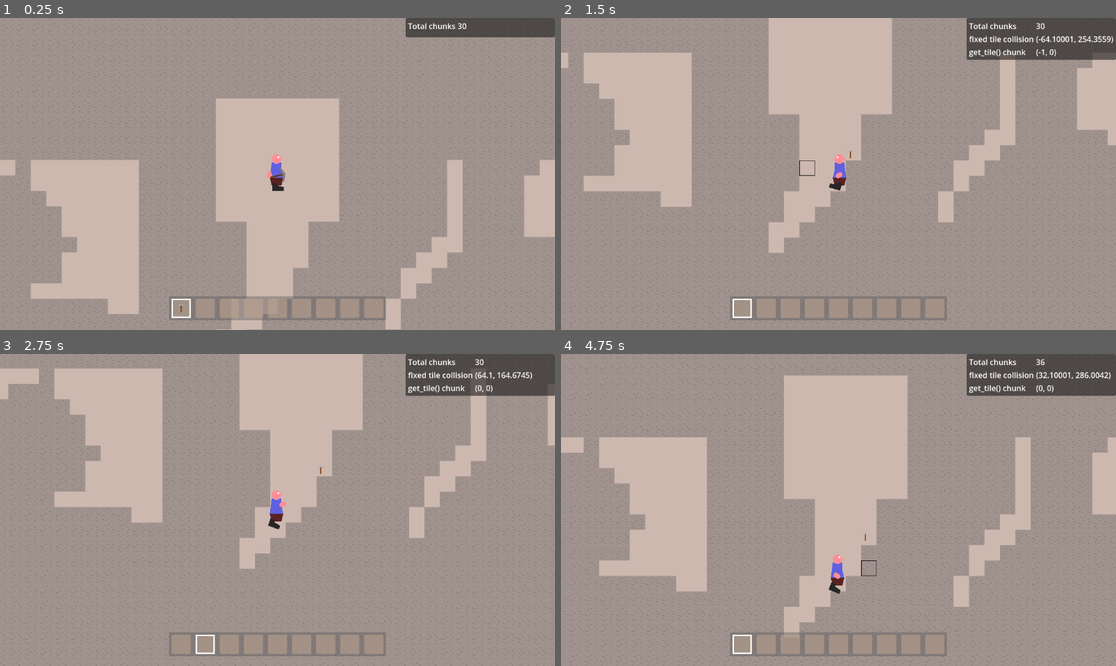
Above: before the commit, frames 1-4 (two rows, left to right).
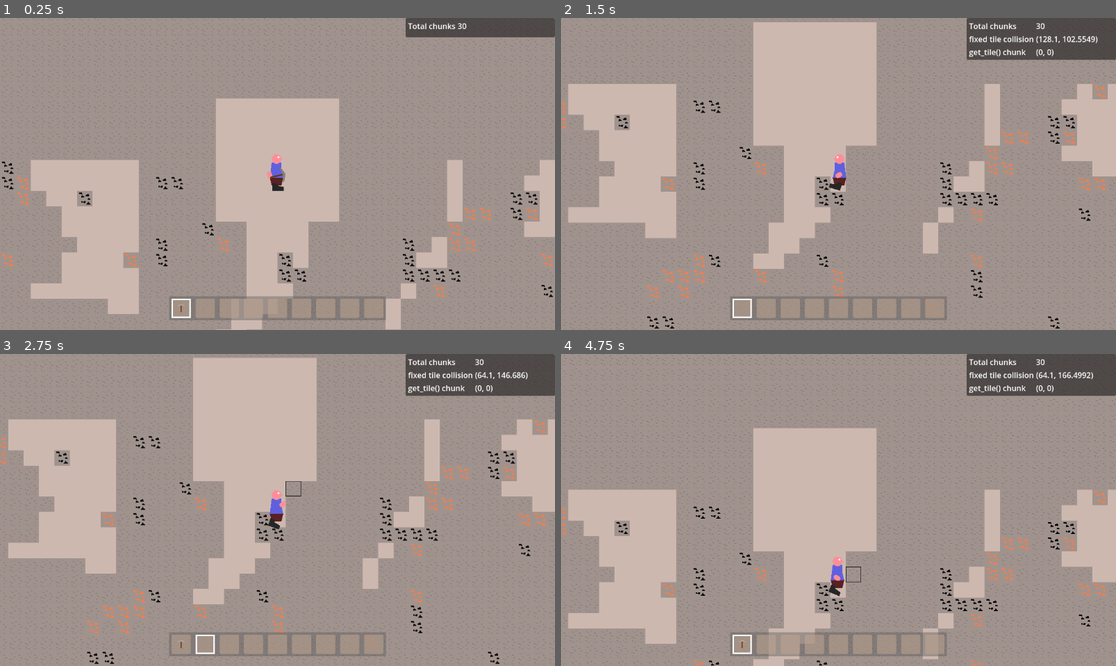
Above: after the commit, the same moments.

Repository: Griiimon/2D-Mining-Sandbox
Game: Godot game, scene res://scenes/game.tscn
Same seed, same stepped clock (60 frames per second), same inputs: the game is played once before the commit and once after it.
Inputs (mouse positions are in pixels of both pictures, inside the frame that each line leads up to):
- Up to frame 1 (0.25 s): no input
- Up to frame 2 (1.5 s): move the mouse to (960, 158) at 0.52 s; hold D (right) from 0.53 s (still down); tap X (drop_item) at 0.6 s; click (960, 158) at 0.67 s; tap Up (jump) at 0.77 s; move the mouse to (727, 189) at 1.27 s; tap F (interact) at 1.35 s
- Up to frame 3 (2.75 s): tap Up (jump) at 1.52 s; move the mouse to (333, 441) at 2.02 s; release D (right) at 2.03 s; hold A (left) from 2.03 s (still down); tap E (next_hotbar_item) at 2.1 s
- Up to frame 4 (4.75 s): move the mouse to (810, 572) at 2.77 s; release A (left) at 2.78 s; hold D (right) 2.78-4.28 s; tap Q (previous_hotbar_item) at 2.85 s; click (810, 572) at 2.92 s; tap Up (jump) at 3.02, 3.77, 4.52 s; move the mouse to (1005, 556) at 3.52 s; tap K (toggle_free_cam) at 3.6 s; move the mouse to (672, 463) at 4.27 s; hold A (left) from 4.28 s (still down); tap X (drop_item) at 4.35 s

The runs differ from the first frame. In frame 1, 2.1% of the frame differs, in the area x 0-100%, y 45-90%; in frame 2, 17%; in frame 3, 27%, in the area x 0-100%, y 0-100%; in frame 4, 27%.

Commit message:
default terrain generator

Diff:
--- /dev/null
+++ b/resources/terrain generators/default.tres
@@ -0,0 +1,63 @@
+[gd_resource type="Resource" script_class="TerrainGenerator" load_steps=16 format=3 uid="uid://rchstnfrc547"]
+
+[ext_resource type="Resource" uid="uid://bv3qfie2av8dh" path="res://resources/blocks/stone_block.tres" id="1_6kp5u"]
+[ext_resource type="Script" path="res://scripts/resources/terrain_block_distribution.gd" id="2_od3kv"]
+[ext_resource type="Script" path="res://scripts/resources/terrain_generator_instruction.gd" id="3_1dayd"]
+[ext_resource type="Resource" uid="uid://cjykj5i260i0c" path="res://resources/blocks/air_block.tres" id="4_08gm0"]
+[ext_resource type="Resource" uid="uid://d12w8mbqpsyov" path="res://resources/blocks/coal_block.tres" id="5_83ija"]
+[ext_resource type="Script" path="res://scripts/resources/terrain_generator.gd" id="5_fhj57"]
+[ext_resource type="Resource" uid="uid://obgjml6tlfcn" path="res://resources/blocks/iron_block.tres" id="6_ax1wm"]
+
+[sub_resource type="Resource" id="Resource_qdcf6"]
+script = ExtResource("2_od3kv")
+blocks = Array[Resource("res://scripts/resources/block.gd")]([ExtResource("1_6kp5u")])
+noise_threshold = 0.0
+
+[sub_resource type="Resource" id="Resource_62246"]
+script = ExtResource("3_1dayd")
+priority = 1
+min_height = -100
+max_height = 1024
+distribution = SubResource("Resource_qdcf6")
+
+[sub_resource type="FastNoiseLite" id="FastNoiseLite_6losj"]
+frequency = 0.0125
+fractal_type = 2
+fractal_octaves = 3
+fractal_lacunarity = 2.41
+fractal_gain = 0.77
+domain_warp_amplitude = 27.995
+metadata/_preview_in_3d_space_ = true
+
+[sub_resource type="Resource" id="Resource_kx2jn"]
+script = ExtResource("2_od3kv")
+blocks = Array[Resource("res://scripts/resources/block.gd")]([ExtResource("4_08gm0")])
+noise = SubResource("FastNoiseLite_6losj")
+noise_threshold = 0.5
+
+[sub_resource type="Resource" id="Resource_wdpor"]
+script = ExtResource("3_1dayd")
+priority = 0
+min_height = 0
+max_height = 1024
+distribution = SubResource("Resource_kx2jn")
+
+[sub_resource type="FastNoiseLite" id="FastNoiseLite_6egp1"]
+frequency = 0.2021
+
+[sub_resource type="Resource" id="Resource_hfx3x"]
+script = ExtResource("2_od3kv")
+blocks = Array[Resource("res://scripts/resources/block.gd")]([ExtResource("5_83ija"), ExtResource("6_ax1wm")])
+noise = SubResource("FastNoiseLite_6egp1")
+noise_threshold = 0.39
+
+[sub_resource type="Resource" id="Resource_tk6ju"]
+script = ExtResource("3_1dayd")
+priority = 2
+min_height = 0
+max_height = 1024
+distribution = SubResource("Resource_hfx3x")
+
+[resource]
+script = ExtResource("5_fhj57")
+instructions = Array[ExtResource("3_1dayd")]([SubResource("Resource_62246"), SubResource("Resource_wdpor"), SubResource("Resource_tk6ju")])
--- a/scenes/game.tscn
+++ b/scenes/game.tscn
@@ -9,7 +9,7 @@
 [ext_resource type="PackedScene" uid="uid://dre4owqmev6mn" path="res://scenes/world_chunk.tscn" id="4_8vesl"]
 [ext_resource type="Script" path="res://scripts/world/chunk_updater.gd" id="5_h7gee"]
 [ext_resource type="Script" path="res://scripts/camera.gd" id="5_jn5ho"]
-[ext_resource type="Resource" uid="uid://duvgbpy54bx4m" path="res://resources/terrain generators/stone_and_caves.tres" id="7_ofqw5"]
+[ext_resource type="Resource" uid="uid://rchstnfrc547" path="res://resources/terrain generators/default.tres" id="8_6fl4j"]
 
 [sub_resource type="Resource" id="Resource_lqxxk"]
 script = ExtResource("2_kke0s")
@@ -33,7 +33,7 @@
 world_item_scene = ExtResource("3_7kj0i")
 world_chunk_scene = ExtResource("4_8vesl")
 chunks = NodePath("Chunks")
-generator = ExtResource("7_ofqw5")
+generator = ExtResource("8_6fl4j")
 
 [node name="Chunk Updater" type="Node" parent="World" node_paths=PackedStringArray("chunk_viewer")]
 script = ExtResource("5_h7gee")
